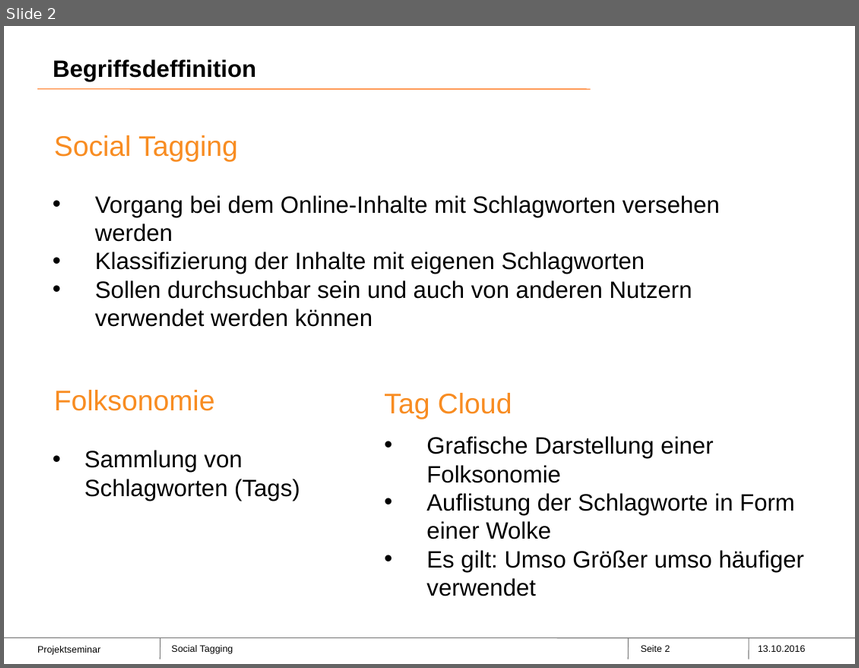
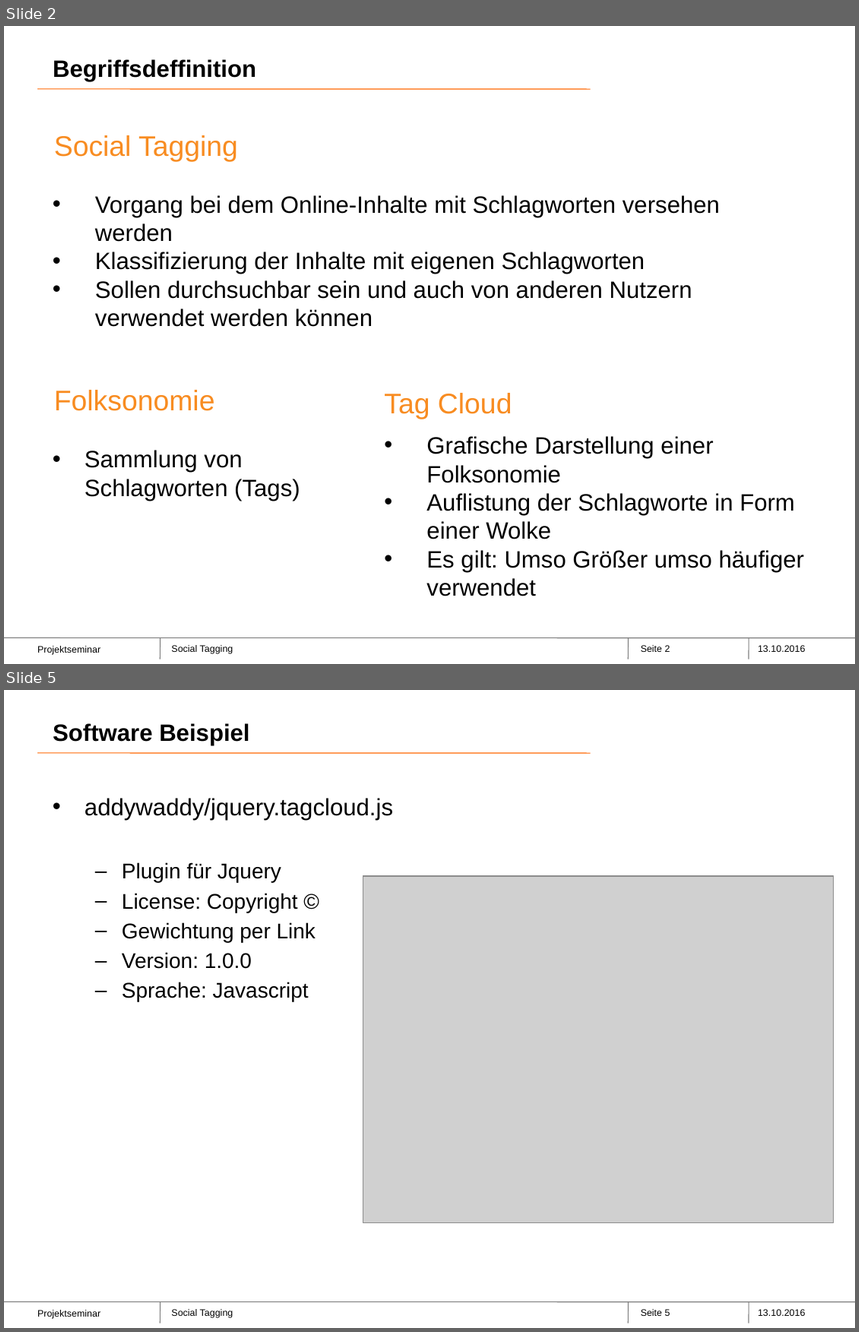
Before and after one commit to Stephie91/Projektseminar, a slide deck: praesentationen/socialtagging.pptx. Shown one above the other, each under a label of ours: slide 2 before the commit, slides 2 and 5 after it; the slides between them are not shown. The pictures are 859x668 and 859x1332 pixels, drawn with LibreOffice and Linux fonts; fonts in the diff are those of the drawing; grey boxes stand for pictures; background and template pictures are left out. Boxes give left, top, right and bottom in pixels: in the first picture for what was removed or moved away, otherwise in the second. Text is boxed around its words. In the diff, an @@ line names an element or a change of style, - is before the commit and + after.

```diff
--- a/praesentationen/socialtagging.pptx
+++ b/praesentationen/socialtagging.pptx
@@ slide 5 added at [4,690,855,1328], background #FFFFFF; not listed: 9 template elements that a slide beside it also shows @@
@@ title added at [53,723,249,745], 20 pt, text #000000, bold @@
+Software Beispiel
@@ text added at [85,798,393,1002], 18 pt, text #000000 @@
+• addywaddy/jquery.tagcloud.js
+  – Plugin für Jquery
+  – License: Copyright ©
+  – Gewichtung per Link
+  – Version: 1.0.0
+  – Sprache: Javascript
@@ picture added at [363,876,834,1224] @@
```
Also in this commit, not shown: 2 slides changed, 2 other slides added, 2 other files.
